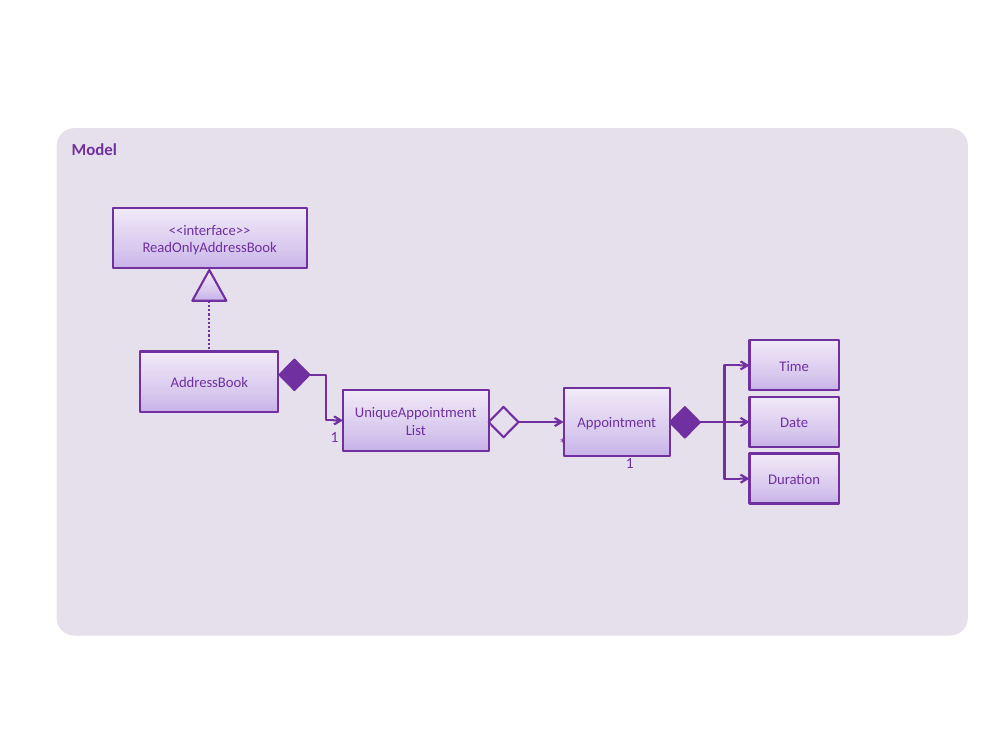
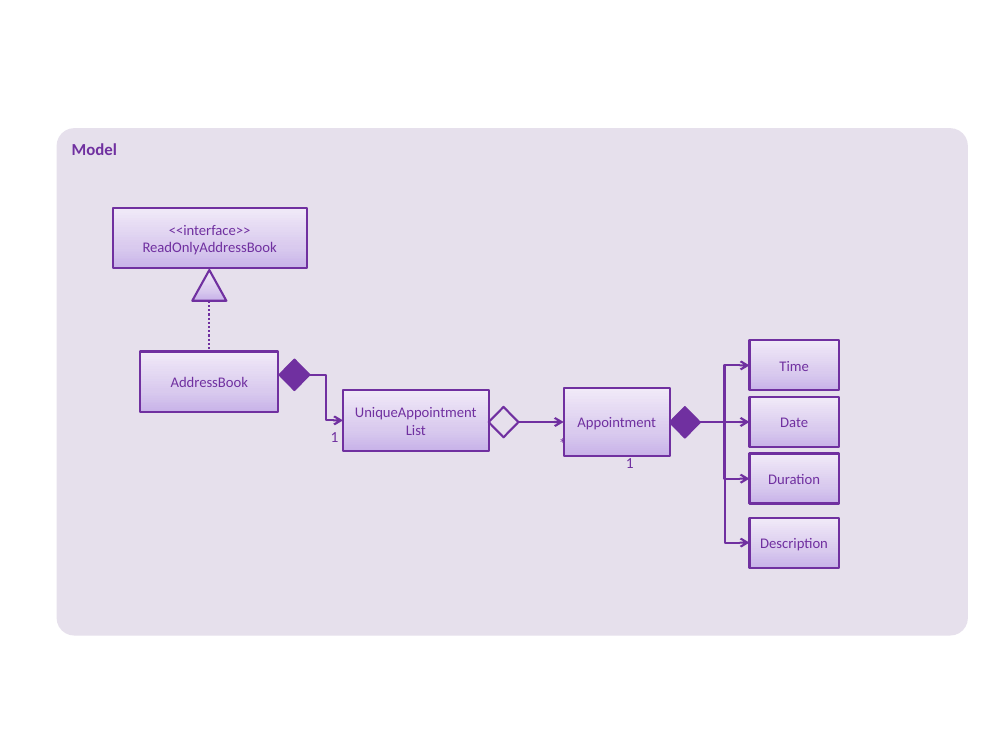
Before and after one commit to purplepers0n/main, a slide deck: slide 1 of docs/diagrams/ModelAppointmentClassDiagram.pptx. Drawn at 1008x756 pixels with LibreOffice and Linux fonts; fonts in the diff are those of the drawing. Boxes give left, top, right and bottom in pixels: in the first picture for what was removed or moved away, otherwise in the second. Text is boxed around its words. In the diff, an @@ line names an element or a change of style, - is before the commit and + after.

```diff
--- a/docs/diagrams/ModelAppointmentClassDiagram.pptx
+++ b/docs/diagrams/ModelAppointmentClassDiagram.pptx
@@ elbow arrow added from (700, 422) to (750, 542), #7030A0 1.5 pt @@
@@ rectangle added at (750,517,840,568), fill gradient #C9B5E8 to #D8CBEE to #F0EAF9, outline #7030A0 1.5 pt, 10.5 pt, text #7030A0 @@
+Description
```
Also in this commit, not shown: 4 other files.
